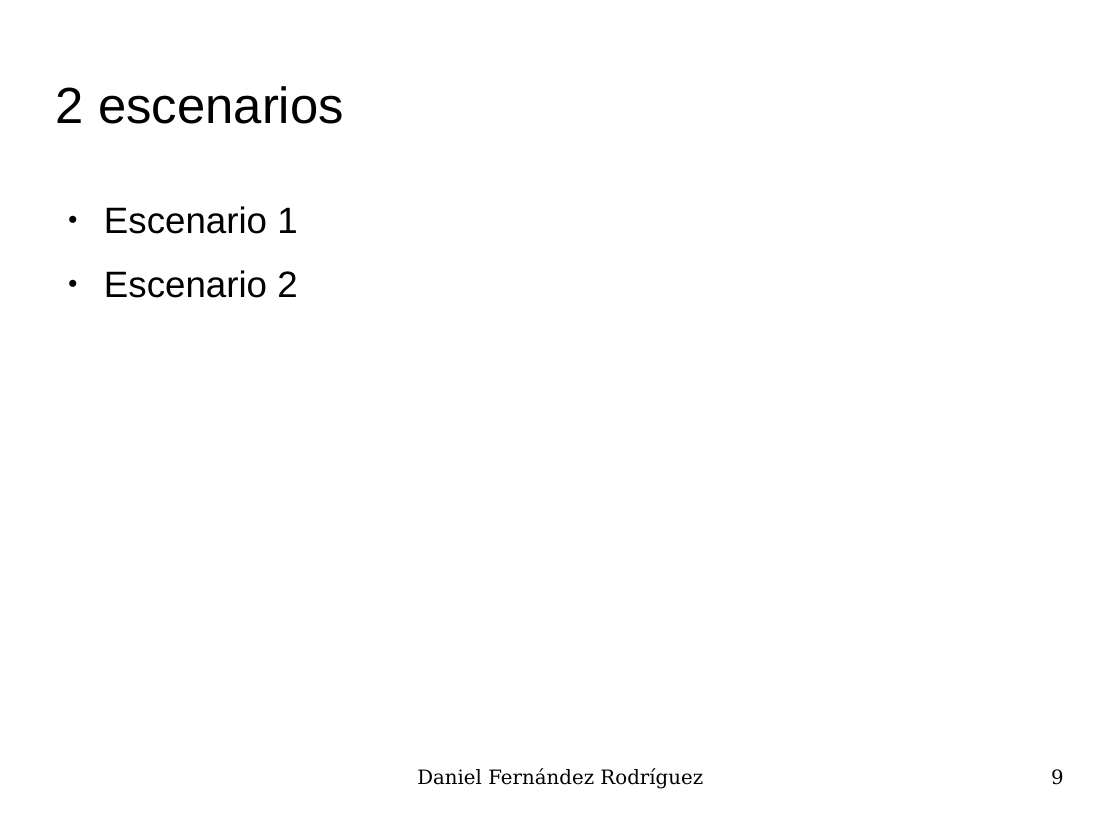
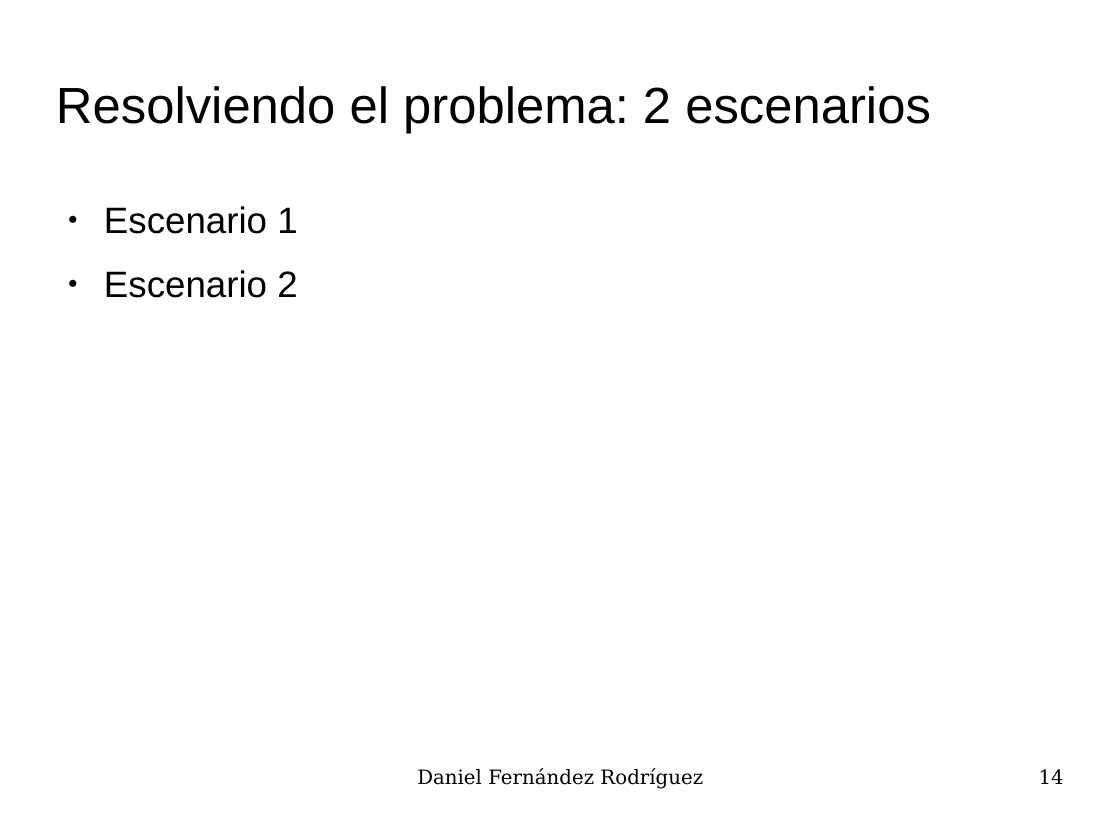
Before and after one commit to UO180222/tfg, a slide deck: slide 14 of docs/presentacion.odp (slide 9 before the commit). Drawn at 1120x840 pixels with LibreOffice and Linux fonts; fonts in the diff are those of the drawing; background and template pictures are left out. Boxes give left, top, right and bottom in pixels: in the first picture for what was removed or moved away, otherwise in the second. Text is boxed around its words. In the diff, an @@ line names an element or a change of style, - is before the commit and + after.

```diff
--- a/docs/presentacion.odp
+++ b/docs/presentacion.odp
@@ title at bbox=[56, 86, 931, 134]: text changed @@
-2 escenarios
+Resolviendo el problema: 2 escenarios
@@ page number at bbox=[1039, 769, 1064, 784]: text changed @@
-9
+14
```
Also in this commit, not shown: 9 other slides changed, 5 slides added.
